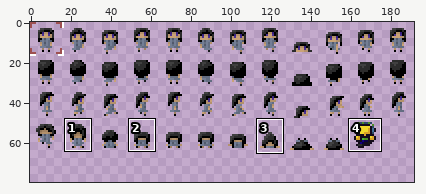
One commit to this sprite sheet: SurviveDesktop/assetPacks/test/spr/character_test.png. Above, an overview of the earlier version with the close-up marked.
Close-up. The starting point:
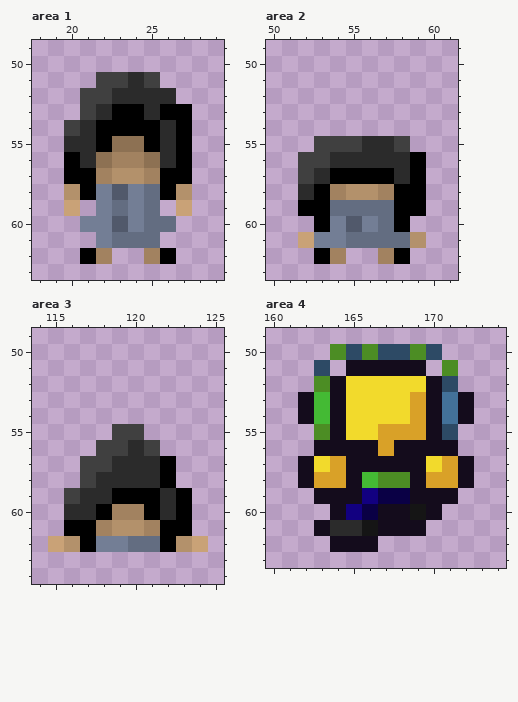
The file is 256x80 pixels. Colours within 5 levels of each other are drawn and written as one. Shown: area 1: x 18..29, y 49..63; area 2: x 50..61, y 49..63; area 3: x 114..125, y 49..64; area 4: x 160..174, y 49..63. The wide view leaves out empty margins. The commit also changed other parts of the picture, which this record leaves out.
Now the later version:
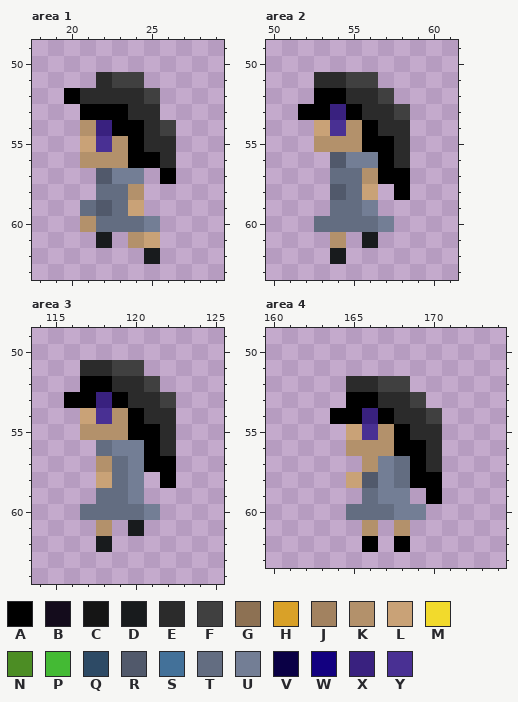
Palette (. is transparent): A #000000  B #140c1c  C #151515  D #181b1d  E #2b2b2b  F #404040  G #8d7153  H #d9a128  J #a28260  K #b3916b  L #c9a277  M #f2da2c  N #4c8d24  P #44ba34  Q #2d4a65  R #51596b  S #437199  T #636d81  U #737e95  V #0a0045  W #120080  X #39217f  Y #493093
Changes in this commit:
Area 1:
y 51: x 22 F -> E; x 24..25 EF -> F.
y 52: x 20..22 .FF -> AEE; x 25..26 EE -> F.
y 53: x 21..22 FE -> AA; x 24 A -> E; x 26..27 AA -> ..
y 54: x 20..22 FEA -> .KX; x 25..27 AEA -> EF.
y 55: x 20..25 EEAGGA -> .LYKAE; x 27 A -> .
y 56: x 20..25 AEGJJG -> .KKKAA; x 27 A -> .
y 57: x 20..25 AAJKKJ -> ..RUU.; x 27 A -> .
y 58: x 20..27 KAURUTAK -> ..TTK...
y 59: x 20..22 L.U -> .TR; x 24..25 UT -> L.; x 27 L -> .
y 60: x 21..26 UURUTT -> KTTTU.
y 61: x 22..25 UTTT -> D.KL
y 62: x 21..22 AJ -> ..; x 25..26 JA -> D.
Area 2:
y 51: x 53..56 .... -> EEFF
y 52: x 53..57 ..... -> AAEEF
y 53: x 52..58 ....... -> AAXAEEF
y 54: x 53..58 ...... -> LYKAEE
y 55: x 53..58 FFFEEF -> KKKAAE
y 56: x 52..57 FFEEEE -> ..RUUA; x 59 A -> .
y 57: x 52..56 FEAAA -> ..TTK; x 58..59 EA -> A.
y 58: x 52..57 EAJKKJ -> ..RTL.; x 59 A -> .
y 59: x 52..53 AA -> ..; x 56..59 TTAA -> U...
y 60: x 53..58 AURUTA -> TTTTU.
y 61: x 52..59 LUUTTTTK -> ..K.D...
y 62: x 53..54 AJ -> .D; x 57..58 JA -> ..
Area 3:
y 51: x 117..120 .... -> EEFF
y 52: x 117..121 ..... -> AAEEF
y 53: x 116..122 ....... -> AAXAEEF
y 54: x 117..122 ...... -> LYKAEE
y 55: x 117..122 ..FF.. -> KKKAAE
y 56: x 118..122 FFEF. -> TUUAE
y 57: x 117..121 FFEEE -> .KTUA
y 58: x 117..121 FEEEE -> .LTU.
y 59: x 116..123 FEEAAAEA -> ..TTU...
y 60: x 116..123 EEAJJAEA -> .TTTTU..
y 61: x 116..123 AAJKKJAA -> ..K.D...
y 62: x 115..124 LKAUUTTAKL -> ...D......
Area 4:
y 50: x 164..170 NQNQQNQ -> .......
y 51: x 163 Q -> .; x 165..169 BBBBB -> .....; x 171 N -> .
y 52: x 163..171 NBMMMMMBQ -> ..EEFF...
y 53: x 162..172 BPBMMMMHBSB -> ...AAEEF...
y 54: x 162..172 BPBMMMMHBSB -> ..AAXAEEF..
y 55: x 163..171 NBMMHHHBQ -> ..LYKAEE.
y 56: x 163..171 BBBBHBBBB -> ..KKKAAE.
y 57: x 162..172 BMHBBBBBMHB -> ....KUTAE..
y 58: x 162..172 BHHBPNNBHHB -> ...LRUTAA..
y 59: x 163..171 BBBWVVBBB -> ...TUU.A.
y 60: x 164..170 BWVBBCB -> .TTTUU.
y 61: x 163..169 BEECBBB -> ...K.K.
y 62: x 164..166 BBB -> ..A; x 168 . -> A
